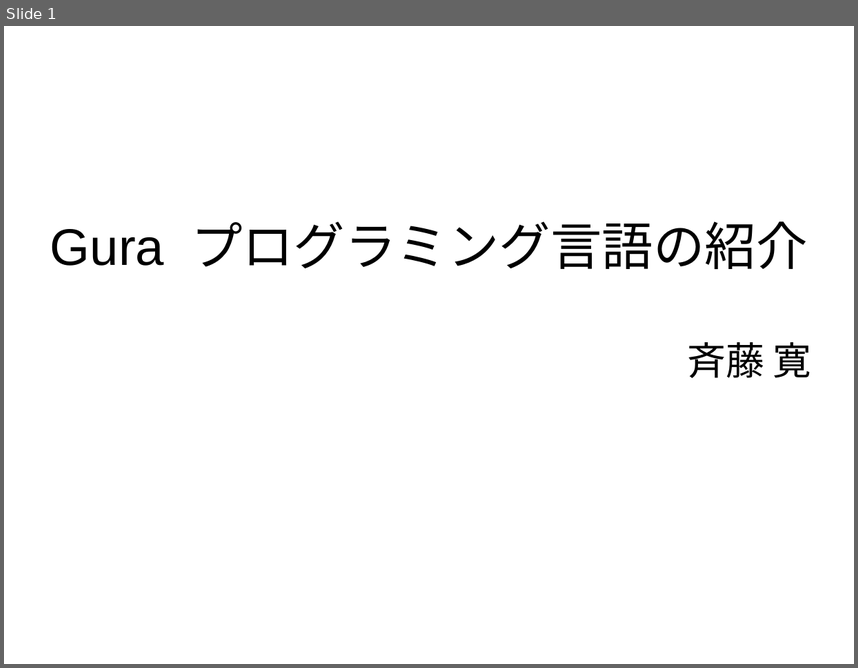
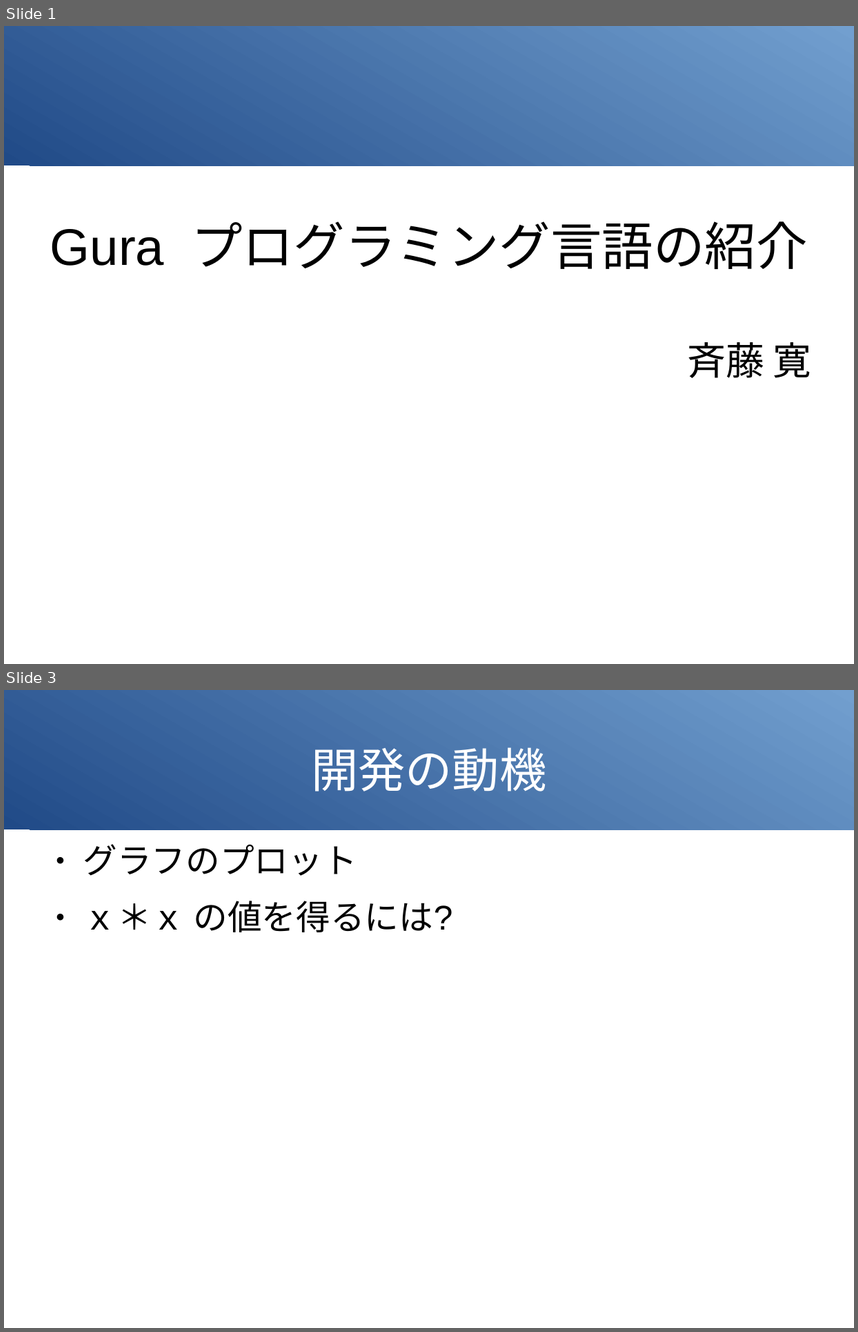
Before and after one commit to gura-lang/gura-doc, a slide deck: presentation/gura-intro.odp. Shown one above the other, each under a label of ours: slide 1 before the commit, slides 1 and 3 after it; the slides between them are not shown. The pictures are 858x668 and 858x1332 pixels, drawn with LibreOffice and Linux fonts; fonts in the diff are those of the drawing; background and template pictures are left out. Boxes give left, top, right and bottom in pixels: in the first picture for what was removed or moved away, otherwise in the second. Text is boxed around its words. In the diff, an @@ line names an element or a change of style, - is before the commit and + after.

```diff
--- a/presentation/gura-intro.odp
+++ b/presentation/gura-intro.odp
@@ slide 3 added at (x1=4, y1=690, x2=854, y2=1328), background #FFFFFF; not listed: 1 template element that a slide beside it also shows @@
@@ title added at (x1=311, y1=747, x2=546, y2=791), 44 pt, text #FFFFFF @@
+開発の動機
@@ text added at (x1=83, y1=844, x2=453, y2=932), 32 pt, text #000000 @@
+● グラフのプロット
+● ｘ＊ｘ の値を得るには?
@@ slide 1 changed as well @@
@@ rectangle added at (x1=4, y1=26, x2=854, y2=165), fill gradient #204A87 to #729FCF @@
```
Also in this commit, not shown: 13 other slides added, 2 slides removed.
